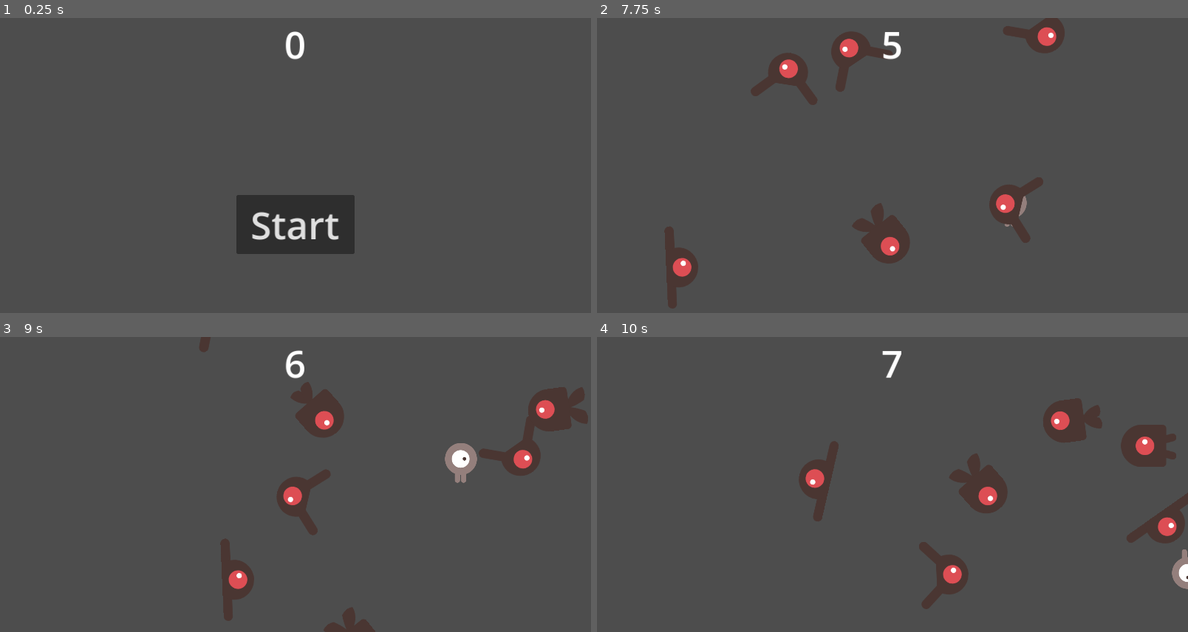
Above: before the commit, frames 1-4 (two rows, left to right).
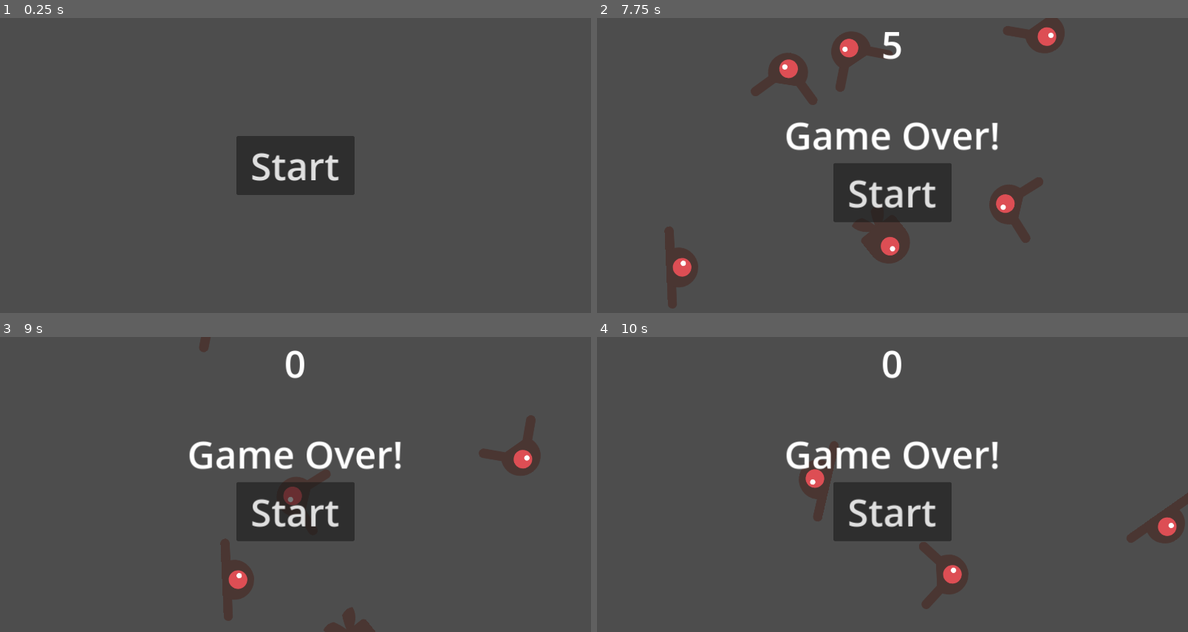
Above: after the commit, the same moments.

Repository: niqzart/godot-test
Game: Godot game, scene res://scenes/main/main.tscn
Same seed, same stepped clock (60 frames per second), same inputs: the game is played once before the commit and once after it. The project has no main scene, so this scene is started directly.
Inputs (mouse positions are in pixels of both pictures, inside the frame that each line leads up to):
- Up to frame 1 (0.25 s): no input
- Up to frame 2 (7.75 s): click "Start" at 0.5 s; tap Enter at 1.25 s; hold Right (move_right) 1.28-2.03 s; hold Down (move_down) 2.03-2.78 s; hold Right (move_right) 2.78-3.53 s; hold Up (move_up) 3.53-4.28 s; hold Left (move_left) 4.28-5.78 s; hold Down (move_down) 5.78-6.53 s; hold Right (move_right) 6.53-7.28 s; hold Up (move_up) from 7.28 s (still down)
- Up to frame 3 (9 s): release Up (move_up) at 8 s; click (295, 511) at 8 s, where only the run after the commit has a clickable "Start"; hold Right (move_right) from 8.78 s (still down)
- Up to frame 4 (10 s): release Right (move_right) at 9.53 s; hold Down (move_down) from 9.53 s (still down)

The runs differ from the first frame. In frame 1, 8.0% of the frame differs, in the area x 40-60%, y 4-80%; in frame 2, 5.3%; in frame 3, 8.0%; in frame 4, 8.8%, in the area x 32-100%, y 4-86%.

Commit message:
feat: ending the game on player hit

Diff:
--- a/scenes/hud/hud.gd
+++ b/scenes/hud/hud.gd
@@ -1,12 +1,24 @@
 extends CanvasLayer
 
 signal start_game
+
+
+func _ready() -> void:
+    $ScoreLabel.hide()
+    $MenuGridContainer/GameOverLabel.hide()
+
+
+func _on_start_button_pressed() -> void:
+    $ScoreLabel.show()
+    $MenuGridContainer/StartButton.hide()
+    $MenuGridContainer/GameOverLabel.hide()
+    start_game.emit()
 
 
 func update_score(score: int) -> void:
     $ScoreLabel.text = str(score)
 
 
-func _on_start_button_pressed() -> void:
-    $StartButton.hide()
-    start_game.emit()
+func end_game() -> void:
+    $MenuGridContainer/StartButton.show()
+    $MenuGridContainer/GameOverLabel.show()
--- a/scenes/hud/hud.tscn
+++ b/scenes/hud/hud.tscn
@@ -18,19 +18,29 @@
 horizontal_alignment = 1
 vertical_alignment = 1
 
-[node name="StartButton" type="Button" parent="."]
-anchors_preset = 7
+[node name="MenuGridContainer" type="GridContainer" parent="."]
+anchors_preset = 8
 anchor_left = 0.5
-anchor_top = 1.0
+anchor_top = 0.5
 anchor_right = 0.5
-anchor_bottom = 1.0
-offset_left = -100.0
-offset_top = -200.0
-offset_right = 100.0
-offset_bottom = -100.0
+anchor_bottom = 0.5
+offset_left = -20.0
+offset_top = -20.0
+offset_right = 20.0
+offset_bottom = 20.0
 grow_horizontal = 2
-grow_vertical = 0
+grow_vertical = 2
+
+[node name="GameOverLabel" type="Label" parent="MenuGridContainer"]
+layout_mode = 2
+theme_override_font_sizes/font_size = 64
+text = "Game Over!"
+
+[node name="StartButton" type="Button" parent="MenuGridContainer"]
+custom_minimum_size = Vector2(200, 100)
+layout_mode = 2
+size_flags_horizontal = 4
 theme_override_font_sizes/font_size = 64
 text = "Start"
 
-[connection signal="pressed" from="StartButton" to="." method="_on_start_button_pressed"]
+[connection signal="pressed" from="MenuGridContainer/StartButton" to="." method="_on_start_button_pressed"]
--- a/scenes/main/main.gd
+++ b/scenes/main/main.gd
@@ -3,8 +3,9 @@
 var score: int
 
 
-func new_game():
+func new_game() -> void:
     score = 0
+    $HUD.update_score(score)
     $Player.start($StartPosition.position)
     $StartTimer.start()
 
@@ -17,3 +18,9 @@
 func _on_score_timer_timeout() -> void:
     score += 1
     $HUD.update_score(score)
+
+
+func end_game() -> void:
+    $ScoreTimer.stop()
+    $Spawner.stop_spawning()
+    $HUD.end_game()
--- a/scenes/main/main.tscn
+++ b/scenes/main/main.tscn
@@ -25,4 +25,5 @@
 
 [connection signal="start_game" from="HUD" to="." method="new_game"]
 [connection signal="timeout" from="ScoreTimer" to="." method="_on_score_timer_timeout"]
+[connection signal="hit" from="Player" to="." method="end_game"]
 [connection signal="timeout" from="StartTimer" to="." method="_on_start_timer_timeout"]
--- a/scenes/player/player.gd
+++ b/scenes/player/player.gd
@@ -1,4 +1,6 @@
 extends Area2D
+
+signal hit
 
 @export var speed: int = 400
 var screen_size: Vector2
@@ -42,3 +44,9 @@
     elif velocity.y != 0:
         $AnimatedSprite2D.animation = "up"
         $AnimatedSprite2D.flip_v = velocity.y > 0
+
+
+func _on_body_entered(_body: Node2D) -> void:
+    hide()
+    hit.emit()
+    $CollisionShape2D.set_deferred("disabled", true)
--- a/scenes/player/player.tscn
+++ b/scenes/player/player.tscn
@@ -47,3 +47,5 @@
 
 [node name="CollisionShape2D" type="CollisionShape2D" parent="."]
 shape = SubResource("CapsuleShape2D_m23si")
+
+[connection signal="body_entered" from="." to="." method="_on_body_entered"]
--- a/scenes/spawner/spawner.gd
+++ b/scenes/spawner/spawner.gd
@@ -18,3 +18,7 @@
     enemy.linear_velocity = Vector2(randf_range(150.0, 250.0), 0.0).rotated(enemy.rotation)
 
     add_child(enemy)
+
+
+func stop_spawning() -> void:
+    $SpawnTimer.stop()
